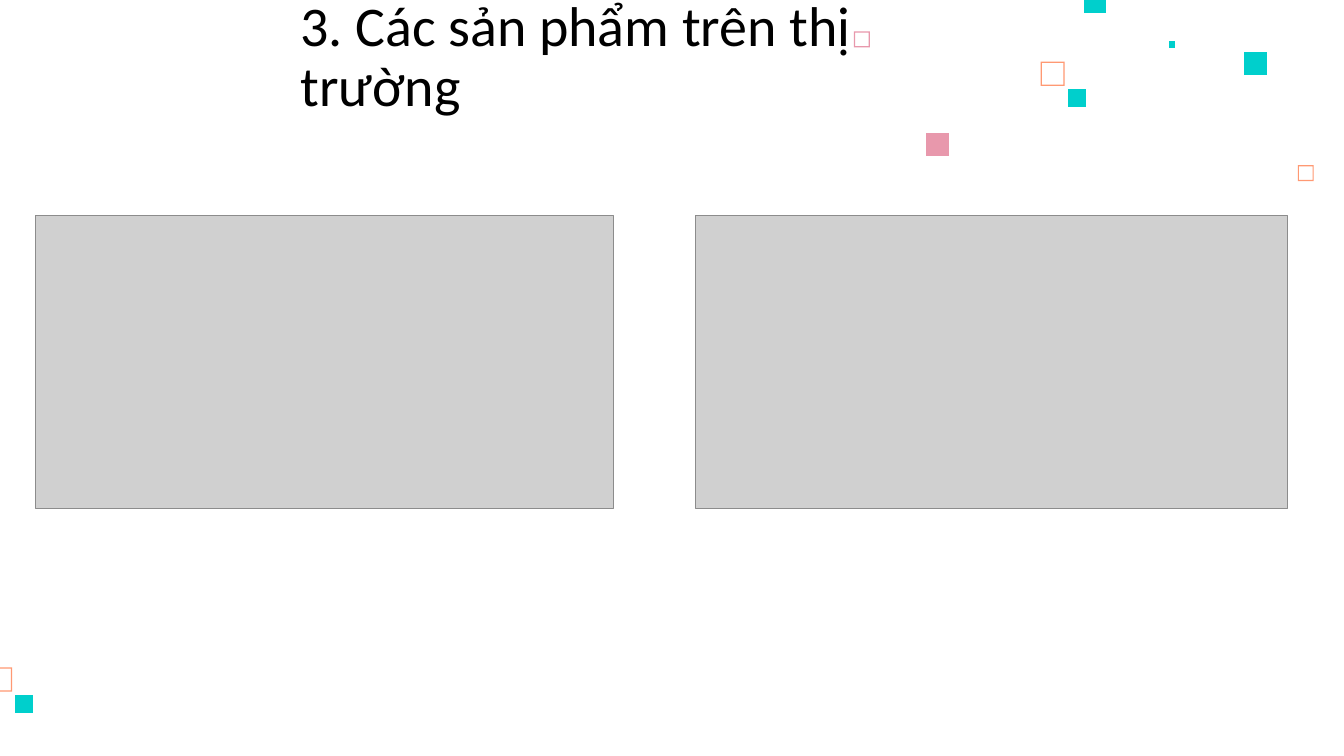
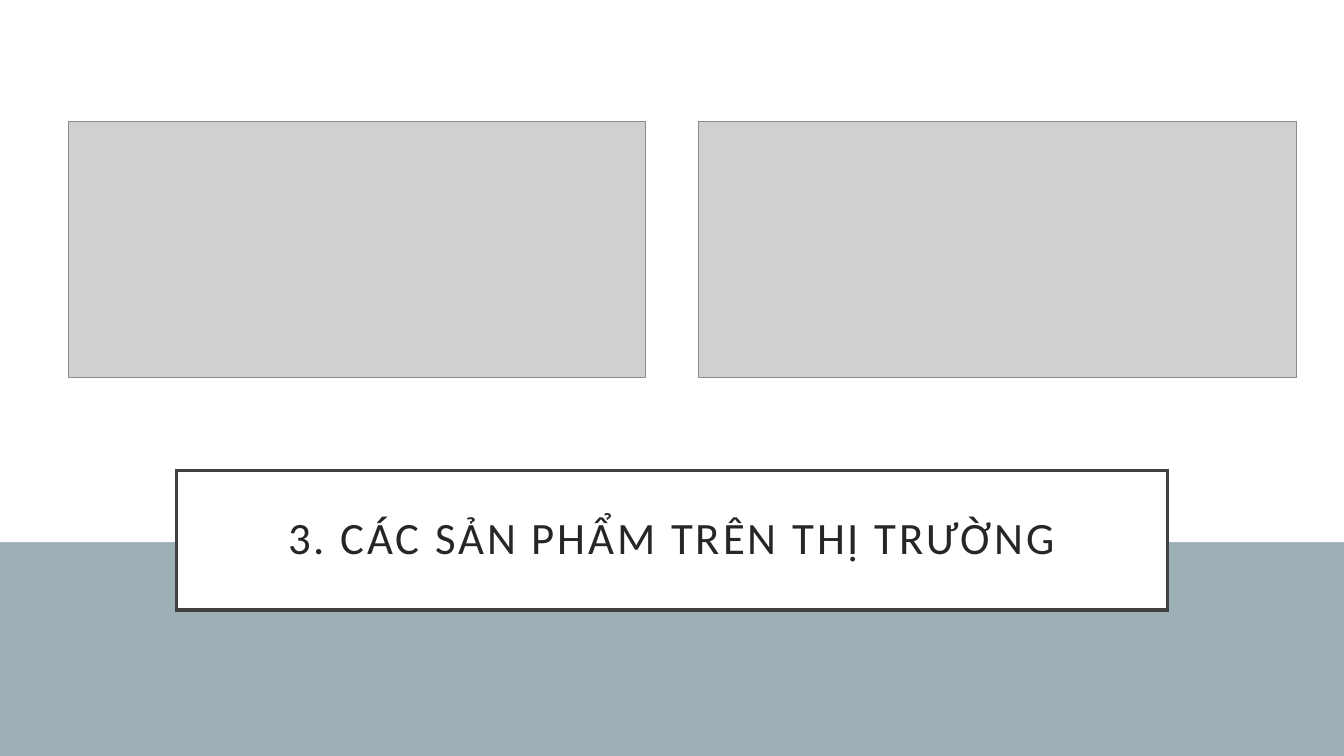
Before and after one commit to nmtri1912/kltn, a slide deck: slide 5 of Tài liệu/Presentation.pptx. Drawn at 1344x756 pixels with LibreOffice and Linux fonts; fonts in the diff are those of the drawing; grey boxes stand for pictures. Boxes give left, top, right and bottom in pixels: in the first picture for what was removed or moved away, otherwise in the second. Text is boxed around its words. In the diff, an @@ line names an element or a change of style, - is before the commit and + after.

```diff
--- a/Tài liệu/Presentation.pptx
+++ b/Tài liệu/Presentation.pptx
@@ background #FFFFFF to #9BAFB5 @@
@@ rectangle added at [0,0,1344,542], fill #FFFFFF @@
@@ freeform shape removed at [1084,0,1107,13] @@
@@ freeform shape removed at [854,31,870,47] @@
@@ freeform shape removed at [1170,41,1177,47] @@
@@ freeform shape removed at [1244,52,1267,76] @@
@@ freeform shape removed at [1041,62,1065,86] @@
@@ freeform shape removed at [1068,90,1086,108] @@
@@ picture: place and size @@
-picture at [696,216,1288,508]
+picture at [69,121,646,378]
@@ picture: place and size @@
-picture at [35,216,613,508]
+picture at [699,121,1297,378]
@@ freeform shape removed at [926,133,949,156] @@
@@ freeform shape removed at [1299,165,1315,181] @@
@@ title "3. CÁC SẢN PHẨM TRÊN ...": place and size @@
-title "3. CÁC SẢN PHẨM TRÊN ..." at [301,2,850,116]
+title "3. CÁC SẢN PHẨM TRÊN ..." at [176,471,1168,610]
@@ title "3. CÁC SẢN PHẨM TRÊN ..." at [176,471,1168,610]: vertical alignment bottom to middle; fill none to #FFFFFF; outline none to #404040 2.5 pt @@
@@ title at [288,517,1055,562]: text changed; size 40 to 32 pt; text colour #000000 to #262626 @@
-3. Các sản phẩm trên thị trường
+3. CÁC SẢN PHẨM TRÊN THỊ TRƯỜNG
@@ freeform shape removed at [0,667,12,692] @@
@@ freeform shape removed at [15,695,33,713] @@
```
Also in this commit, not shown: 15 other slides changed, 2 slides added, 2 slides removed, 2 other files.
